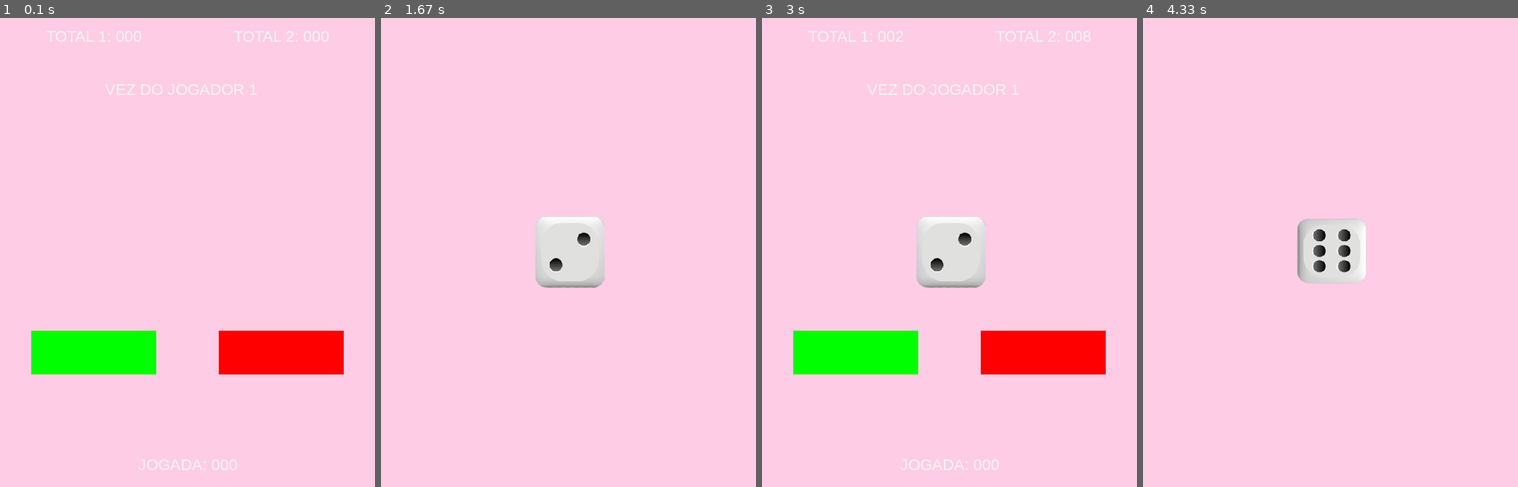
Above: before the commit, frames 1-4 (left to right).
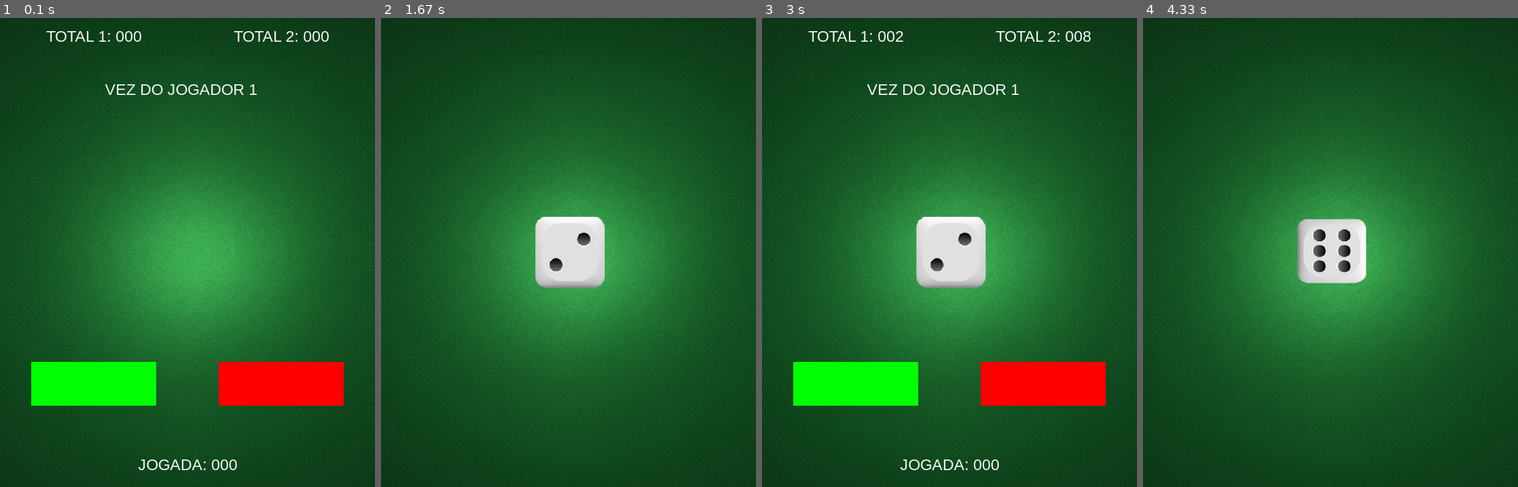
Above: after the commit, the same moments.

Repository: mariafbmorales/PyGame
Game: pygame game, started from jogo.py
Two runs of this game, one before a commit and one after it. Both use one fixed random seed, a clock stepped at 60 frames per second and the inputs below.
Inputs:
- Up to frame 1 (0.1 s): no input
- Up to frame 2 (1.67 s): hold Up 0.33-0.8 s; hold Down 0.83-1.13 s; hold Up 1.17-1.53 s
- Up to frame 3 (3 s): hold Up 1.97-2.27 s; hold Down 2.3-2.6 s; hold Up from 2.63 s (still down)
- Up to frame 4 (4.33 s): release Up at 3 s; hold Up 3.43-3.73 s; hold Up from 4.1 s (still down)

The runs differ from the first frame. In frame 1, 98% of the frame differs, in the area x 0-100%, y 0-100%; in frame 2, 97%; in frame 3, 95%; in frame 4, 98%.

Commit message:
imagem fundo

Diff:
--- a/jogo.py
+++ b/jogo.py
@@ -10,6 +10,8 @@
 pygame.display.set_caption('No 1, rodou')
 
 #Inicia assets
+fundo = pygame.image.load('assets/img/teladefundo.png').convert()
+fundo = pygame.transform.scale(fundo, (WIDTH, HEIGHT))
 DADO_WIDTH = 125
 DADO_HEIGHT = 125
 dado1_img = pygame.image.load('assets/img/dado1-removebg-preview.png').convert_alpha()
@@ -31,7 +33,7 @@
     for _ in range(10):  #10 frames de "giro"
         n_animado = random.randint(1, 6)
         imagem = lista_dados[n_animado]
-        window.fill((255, 204, 229)) #Fundo rosa
+        window.blit(fundo, (0, 0)) #Fundo
         window.blit(imagem, ((WIDTH-DADO_WIDTH) // 2, (HEIGHT-DADO_HEIGHT) // 2))
         pygame.display.update()
         pygame.time.delay(70) #Delay entre frames
@@ -94,7 +96,8 @@
 
 
     #Gera saídas
-    window.fill((255, 204, 229)) #Preenche com a cor rosa
+    window.fill((0, 0, 0)) #Preenche com a cor branca
+    window.blit(fundo, (0, 0))
 
     #Gerando imagens dos dados
     if n == 1:
@@ -145,10 +148,10 @@
 
     #Desenhando botões
     cor_verde = (0, 255, 0)
-    pygame.draw.rect(window, cor_verde, (50, 500, 200, 70))
+    pygame.draw.rect(window, cor_verde, (50, 550, 200, 70))
 
     cor_vermelha = (255, 0, 0)
-    pygame.draw.rect(window, cor_vermelha, (350, 500, 200, 70))
+    pygame.draw.rect(window, cor_vermelha, (350, 550, 200, 70))
 
 
     #Atualiza estado do jogo
Binary file added: assets/img/teladefundo.png
